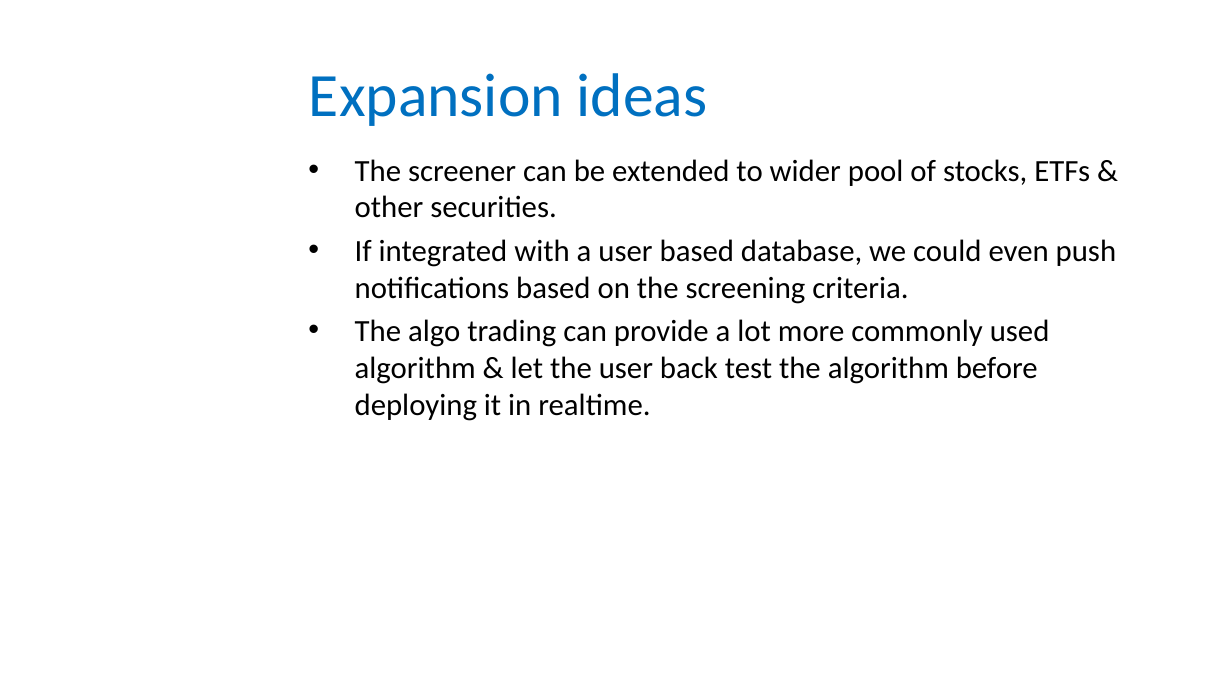
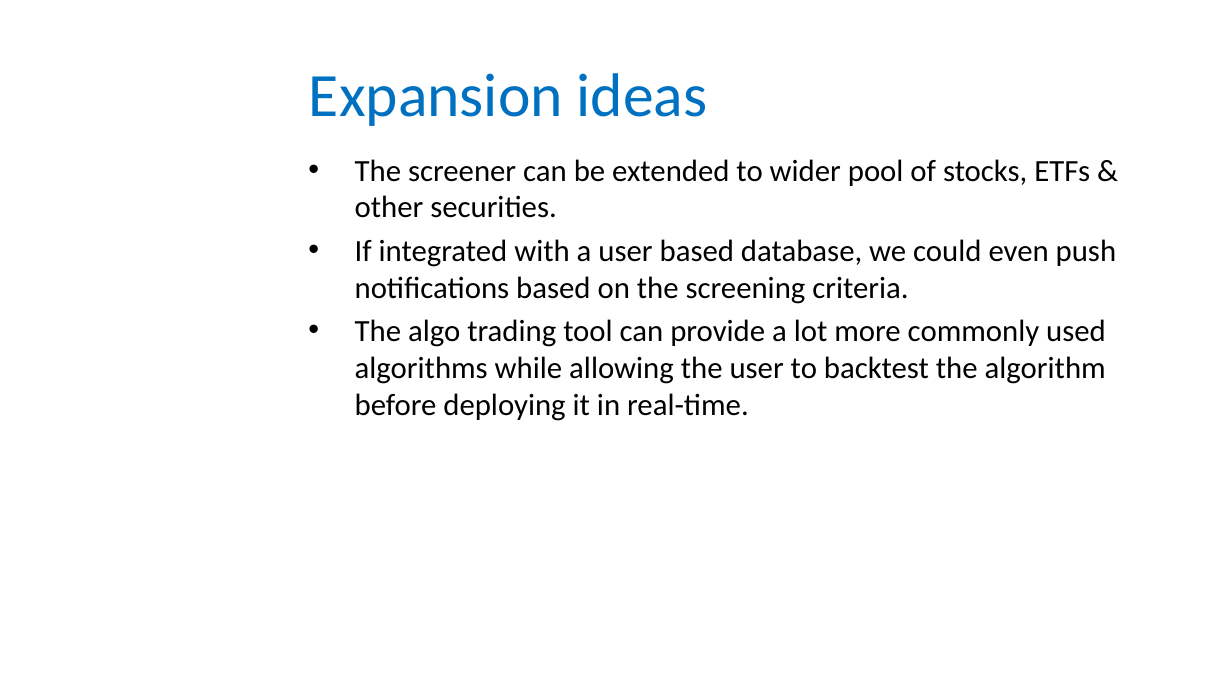
Before and after one commit to patricia-raj/financial-market-trading-dashboard, a slide deck: slide 12 of Project3.pptx (slide 11 before the commit). Drawn at 1232x693 pixels with LibreOffice and Linux fonts; fonts in the diff are those of the drawing; background and template pictures are left out. Boxes give left, top, right and bottom in pixels: in the first picture for what was removed or moved away, otherwise in the second. Text is boxed around its words. In the diff, an @@ line names an element or a change of style, - is before the commit and + after.

Commit message:
algo slides

```diff
--- a/Project3.pptx
+++ b/Project3.pptx
@@ text at bbox=[355, 319, 1106, 421]: text changed @@
-• The algo trading can provide a lot more commonly used algorithm & let the user back test the algorithm before deploying it in realtime.
+• The algo trading tool can provide a lot more commonly used algorithms while allowing the user to backtest the algorithm before deploying it in real-time.
```
Also in this commit, not shown: 1 other slide changed, 2 slides added, 1 slide removed, 1 other file.
